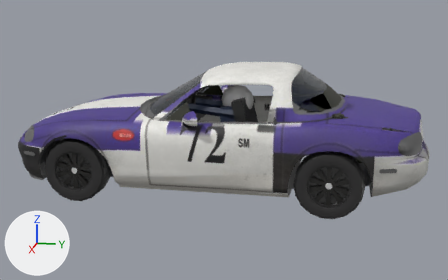
The glTF model public/cars/field/models/72.glb, before and after one commit.
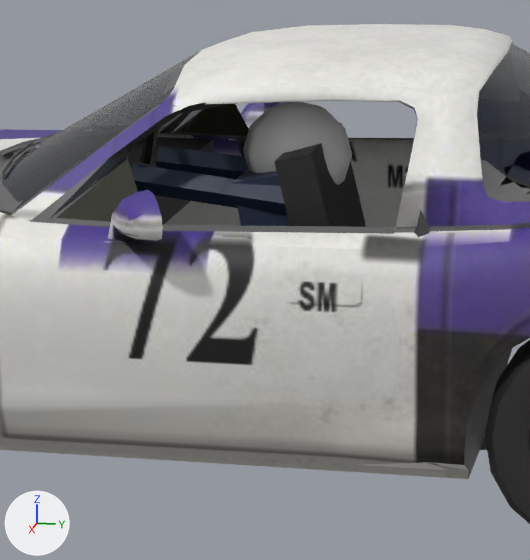
There are two pictures of each version: one whole from a camera (50 mm lens) standing at (5.79, 1.24, 1.89) and looking at (0.03, 0.09, 0.45), one close up on the part from 33% to 69% of the width and 19% to 79% of the height. Every picture has the same lights, and +X, +Y and +Z are marked at lower left. The last two pictures show the newer version. Vertices at exactly the same position are counted once.

In view in the first close-up: 'body', 'wheel_rl'.
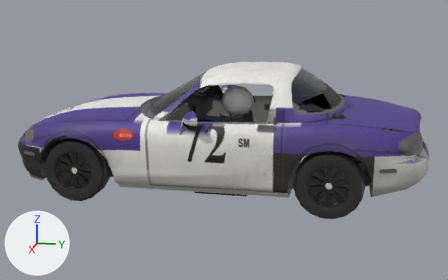
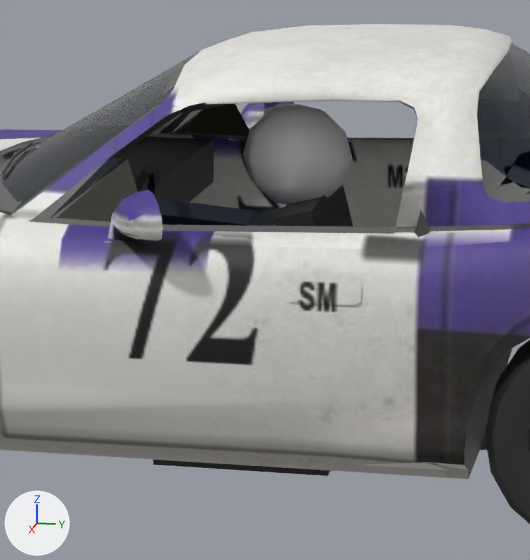
What changed in the scene script:
```text
Change me_body_mesh:
    used by ob_body; location = (0.0, 0.0, 0.012)
    remove me_body_mesh.from_pydata(...)  # 2808 vertices, 4516 faces; spans x -0.93..0.93, y -1.92..1.99, z 0.12..1.18
    add me_body_mesh.from_pydata(...)  # 2808 vertices, 4516 faces; spans x -0.93..0.93, y -1.92..1.99, z 0.07..1.18
    me_body_mesh part 1: the loose piece of 42 vertices spanning x 0.2..0.46, y 0.13..0.43, z 0.75..1.03 is moved by (0.0, 0.0, -0.01)
    me_body_mesh part 2: 172 of 2808 vertices moved; they spanned x -0.75..0.75, y -0.59..0.68, z 0.22..1.13 and now span x -0.75..0.75, y -0.59..0.68, z 0.07..1.13; mean shift (0.0, 0.0, -0.07); largest move (0.57, -0.07, 0.34) -> (-0.74, -0.59, 0.74)
```

Boxes (x1, y1, x2, y2) around the edits, measured in the close-ups (530 x 560 px; the box of a moved part takes in the faces that stretch with it):
part 1 of me_body_mesh, moved or reshaped
    before: (243, 102, 352, 185)
    after: (243, 104, 352, 205)
part 2 of me_body_mesh, moved or reshaped
    before: (110, 102, 429, 237)
    after: (135, 102, 429, 476)
